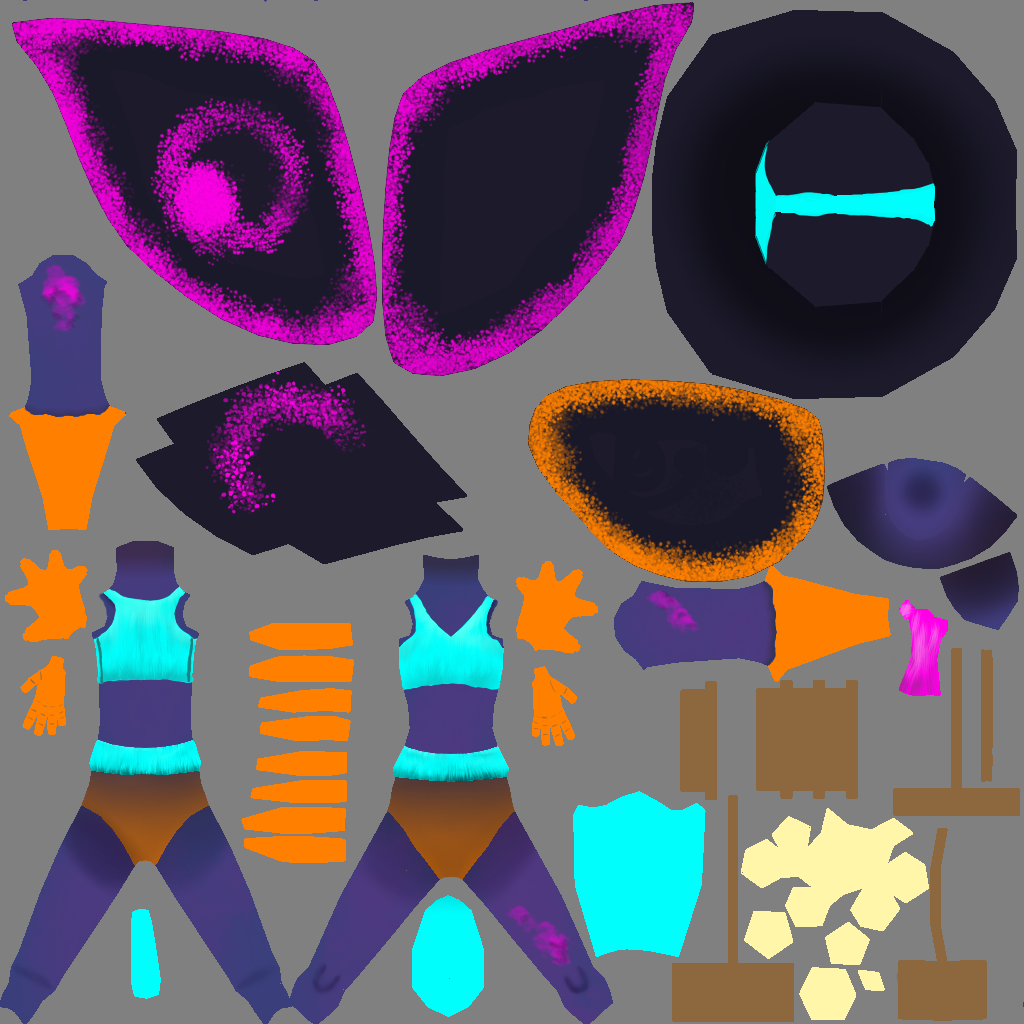
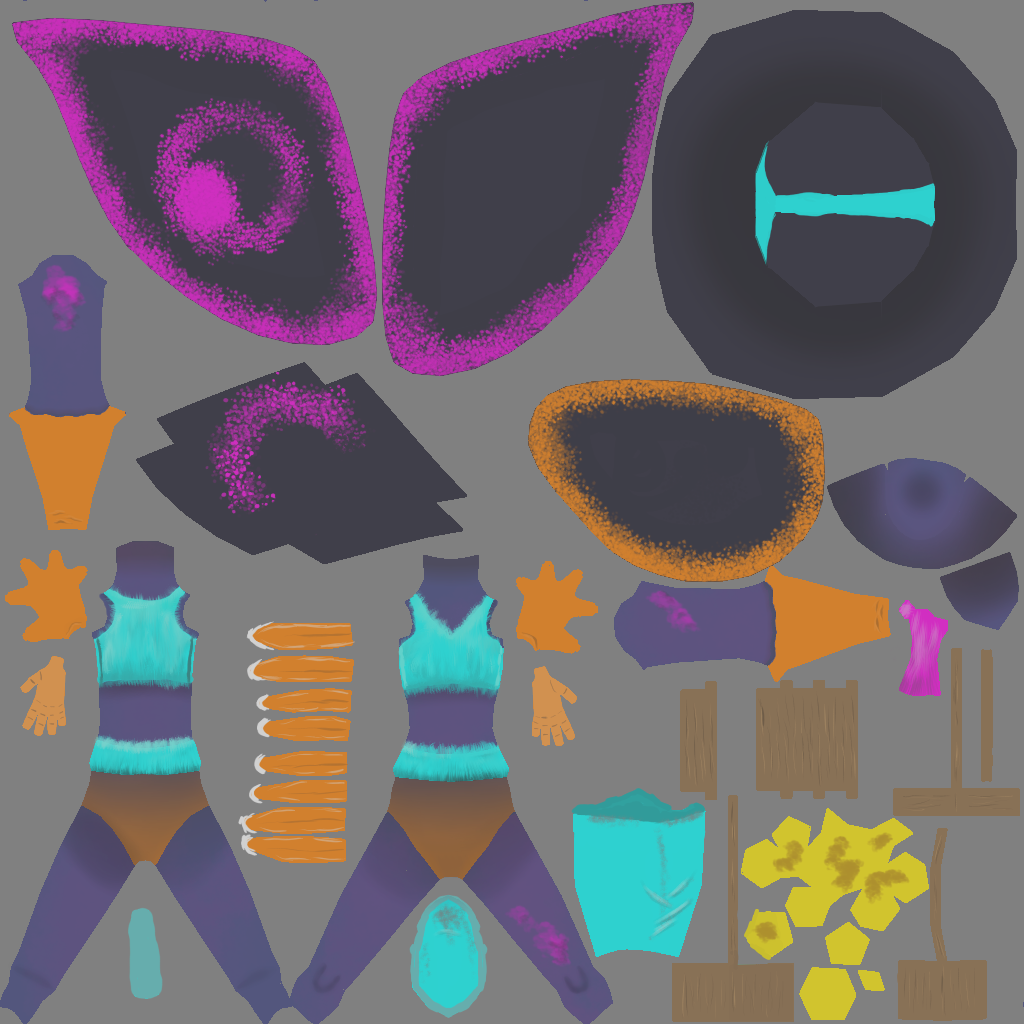
Comparing the layer stacks of the two (1024, 1024) images. Changes:
added layer "Roughness" (36%) above "Cores" over [0, 0, 1024, 1024]
added group "Cores" with 11 layers above "Background" over [0, 0, 1024, 1024]
moved "Asa Olho" into group "Cores" over [256, 384, 384, 512]
moved "TopTextura" into group "Cores", painted on it over [64, 512, 509, 768]
moved "CintoTextura" into group "Cores", painted on it over [64, 704, 576, 832]
moved "SombrasRoupas" into group "Cores", painted on it over [5, 448, 960, 960]
moved "Sombras" into group "Cores", painted on it over [0, 0, 1024, 1024]
moved "AsaMoxel" into group "Cores", painted on it over [5, 0, 832, 640]
moved "Detalhes" into group "Cores", painted on it over [0, 0, 1024, 1024]
moved "ManchasPele" into group "Cores", painted on it over [0, 192, 1024, 1024]
added layer "Petalas" in group "Cores" over [192, 621, 384, 896]
moved "MoxelAtlas.png" into group "Cores", painted on it, masked it over [0, 0, 1024, 1024]
